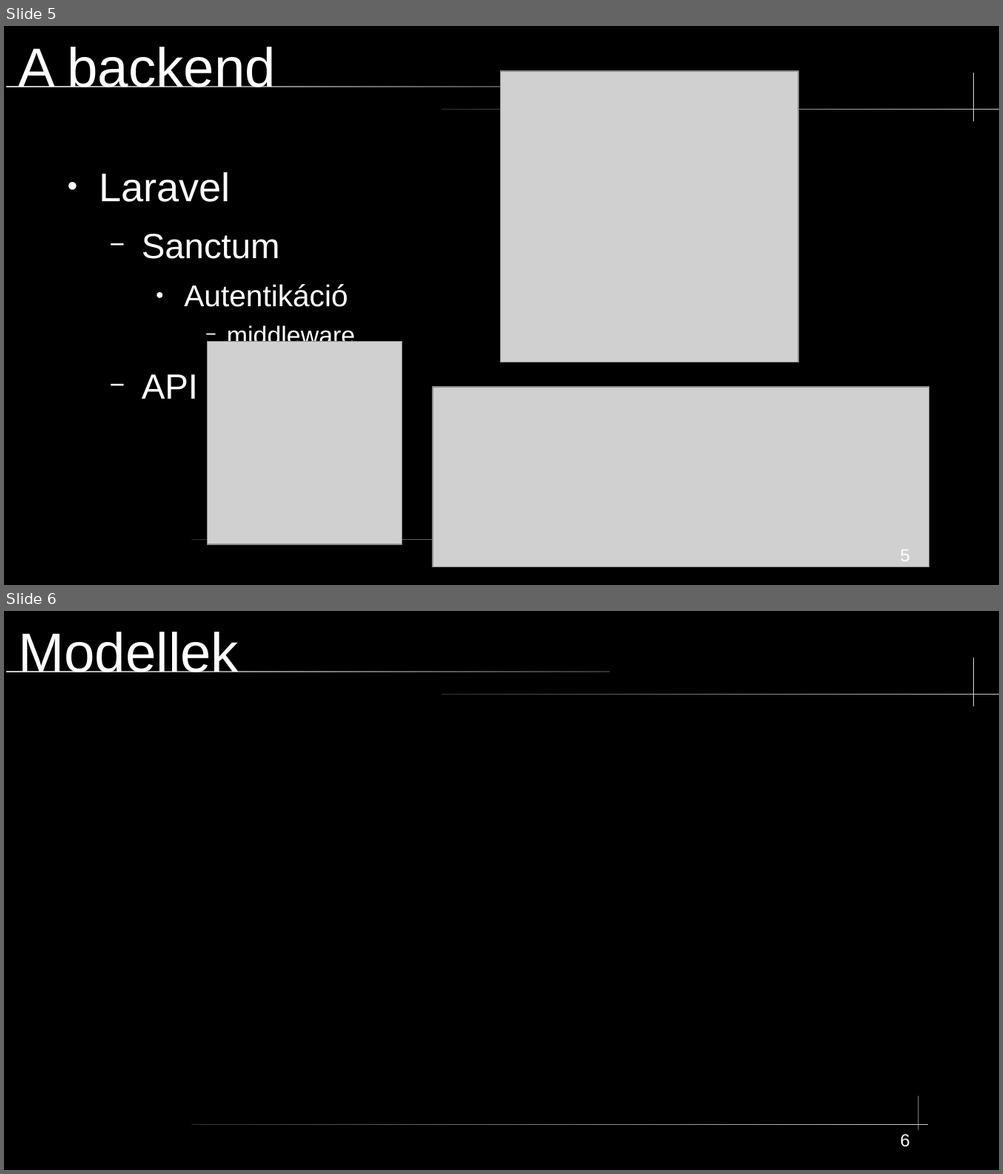
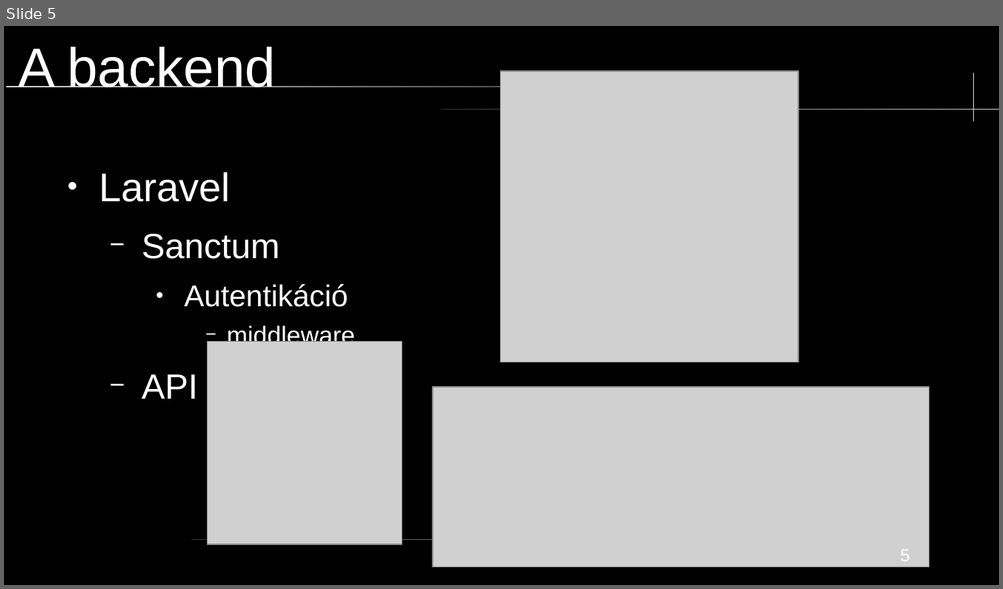
Before and after one commit to mikobalint-szbi/PawnHub, a slide deck: [Developer]/PPT/technikai prezentáció.odp. Shown one above the other, each under a label of ours: slides 5 and 6 before the commit, slide 5 after it. The pictures are 1003x1174 and 1003x589 pixels, drawn with LibreOffice and Linux fonts; fonts in the diff are those of the drawing; grey boxes stand for pictures. Boxes give left, top, right and bottom in pixels: in the first picture for what was removed or moved away, otherwise in the second. Text is boxed around its words. In the diff, an @@ line names an element or a change of style, - is before the commit and + after.

```diff
--- a/[Developer]/PPT/technikai prezentáció.odp
+++ b/[Developer]/PPT/technikai prezentáció.odp
@@ slide 6 removed at [4,611,999,1170], background #000000; not listed: 4 template elements that a slide beside it also shows @@
@@ title removed at [18,632,239,672] @@
-Modellek
@@ freeform shape removed at [918,1096,919,1130] @@
@@ page number removed at [900,1134,910,1147] @@
-6
```
Also in this commit, not shown: 6 slides added, 1 other slide removed, 2 other files.
